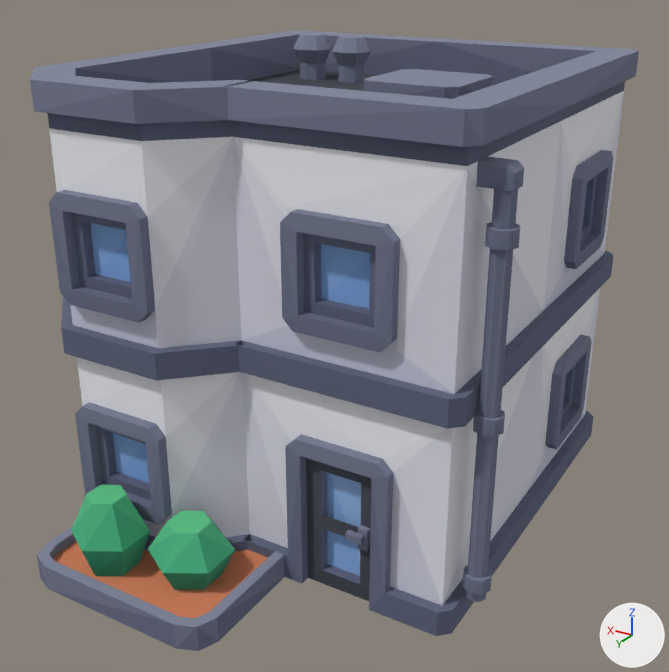
The glTF model client/public/models/batiments/shop_c.glb, before and after one commit.
Both versions are drawn from a camera (50 mm lens) standing at (-0.872, 1.453, 1.089) and looking at (-0.016, 0.026, 0.375). The lights are fixed; the arrows at lower right show +X, +Y and +Z. The older version comes first. Vertices at exactly the same position are counted once.

The first picture shows 'shop_c'.
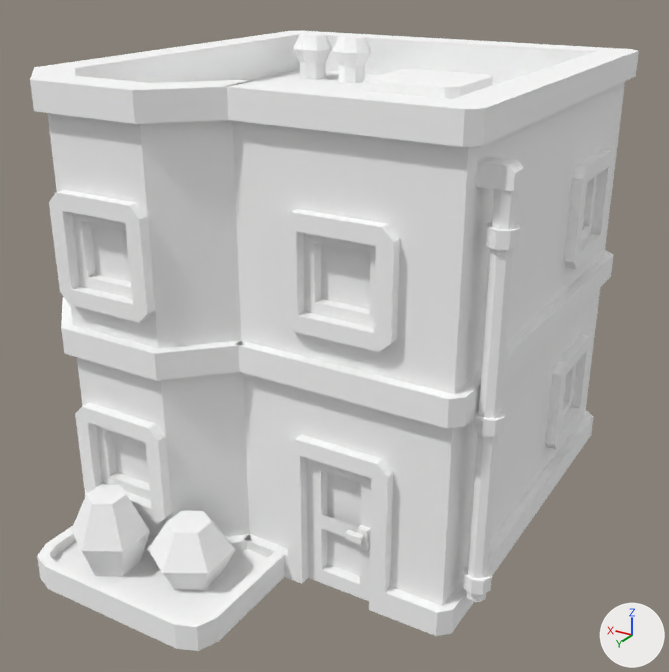
What differs and where, as boxes [x1, y1, x2, y2] in the pictures (669 x 672 px):
part 1 of me_shop_c, recoloured (greyish blue to white): [30, 31, 639, 651] in both
part 2 of me_shop_c, recoloured: [49, 91, 624, 606] in both

What the commit changed:
me_shop_c has 715 vertices, 1191 faces and spans x -0.442..0.442, y -0.545..0.545, z 0.0..0.893.
me_shop_c is used by ob_shop_c; location (0.0, 0.0, 0.0).
me_shop_c part 1: 1052 faces centred in x -0.439..0.442, y -0.545..0.545, z 0.0..0.893 are repainted in the vertex colours; the middle colour goes from greyish blue #6a7187 to white #ffffff.
me_shop_c part 2: 139 faces centred in x -0.378..0.422, y -0.525..0.375, z 0.067..0.767 are repainted in the vertex colours; the middle colour goes from white #e3e3ed to white #ffffff.
